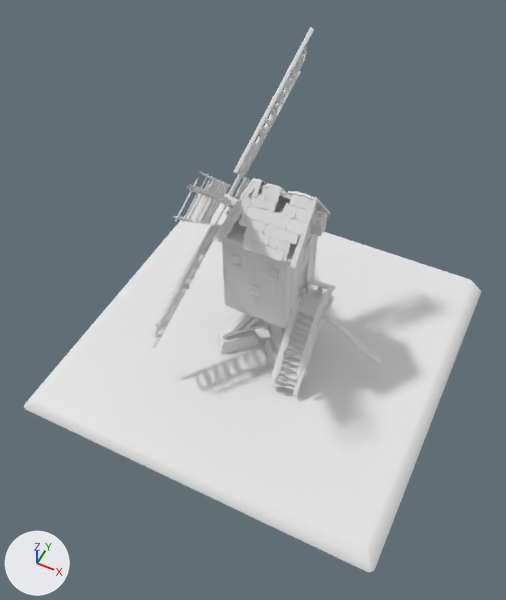
What one commit did to the FBX model Content/Buildings/Meshes/CA_Windmill_Destruction_Stage1_BaseRotate.fbx.
One viewpoint serves both versions: a 50 mm lens placed at (11.5, -25.2, 34.2), pointed at (0.2, -2.6, 6.0). Arrows for +X, +Y and +Z are at lower left; the lights stay in place. Where no turn or scale is listed for an object, it has been applied to the vertices.

Objects in the first picture: 'Ca_Windmill_Arms_Destroyed_Stage1', 'Ca_Windmill_Base_Destroyed_Stage1', 'Ca_Windmill_Destroyed_Stage1', 'Ca_Windmill_Ground'.
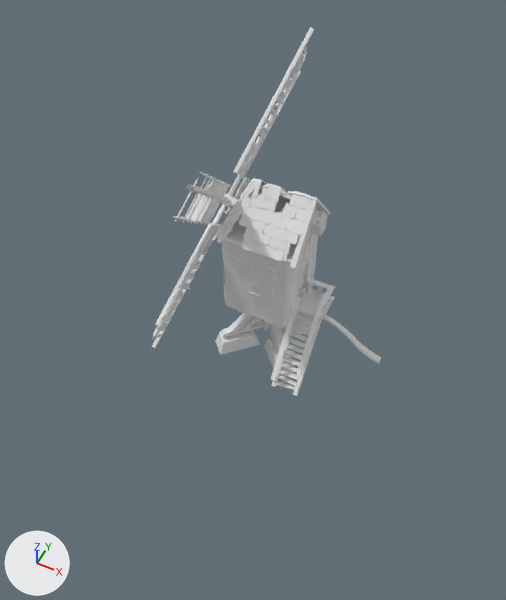
Pixel boxes [x1, y1, x2, y2] of what changed, in the pictures (506 x 600 px):
```json
{"object": "Ca_Windmill_Ground", "change": "deleted", "before": [24, 203, 481, 572]}
```

Edits to the scene script, one JSON object a line:
```json
{"op": "remove", "block": "ob_ca_windmill_ground", "code": ["ob_ca_windmill_ground = bpy.data.objects.new('Ca_Windmill_Ground', me_plane_001)", "ob_ca_windmill_ground.location = (0.0, 0.0, 0.0)"]}
```
